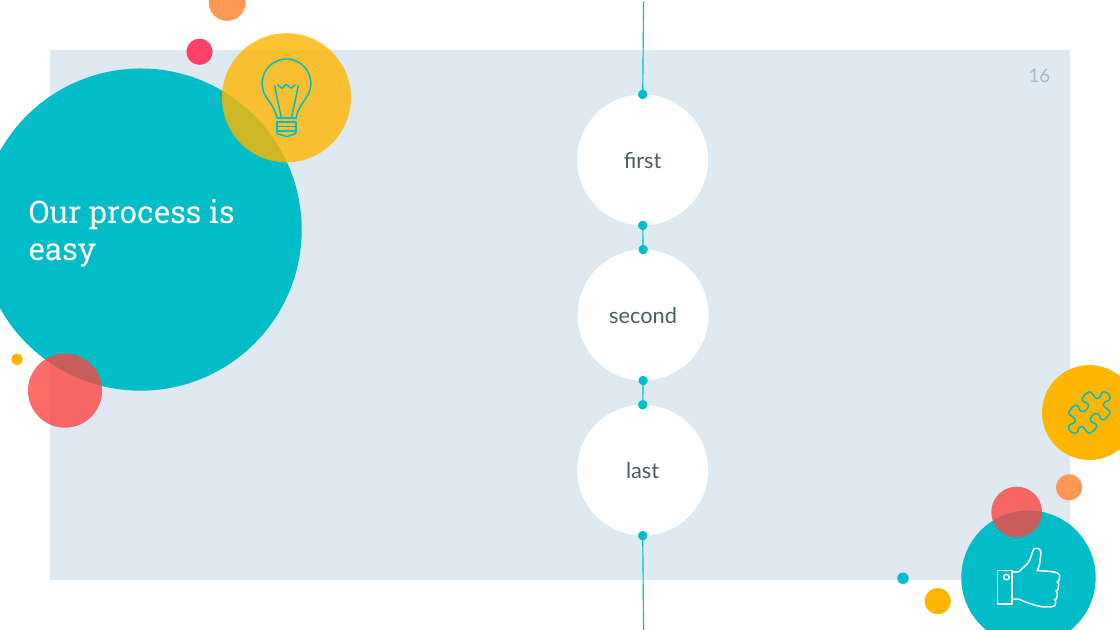
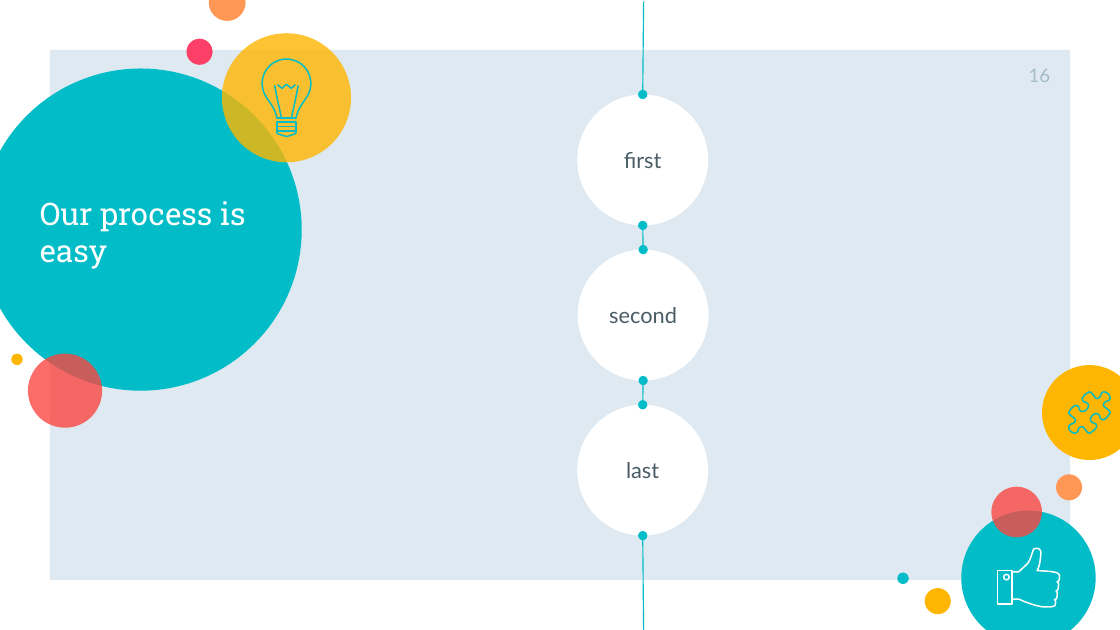
Before and after one commit to JETC-98/OOP, a slide deck: slide 16 of Docs/PrimeraEntrega.pptx. Drawn at 1120x630 pixels with LibreOffice and Linux fonts; fonts in the diff are those of the drawing. Boxes give left, top, right and bottom in pixels: in the first picture for what was removed or moved away, otherwise in the second. Text is boxed around its words. In the diff, an @@ line names an element or a change of style, - is before the commit and + after.

```diff
--- a/Docs/PrimeraEntrega.pptx
+++ b/Docs/PrimeraEntrega.pptx
@@ title "Our process is easy": place and size @@
-title "Our process is easy" at <box>29,199,234,267</box>
+title "Our process is easy" at <box>40,201,245,269</box>
```
Also in this commit, not shown: 3 other slides changed, 2 slides added, 10 slides removed.
